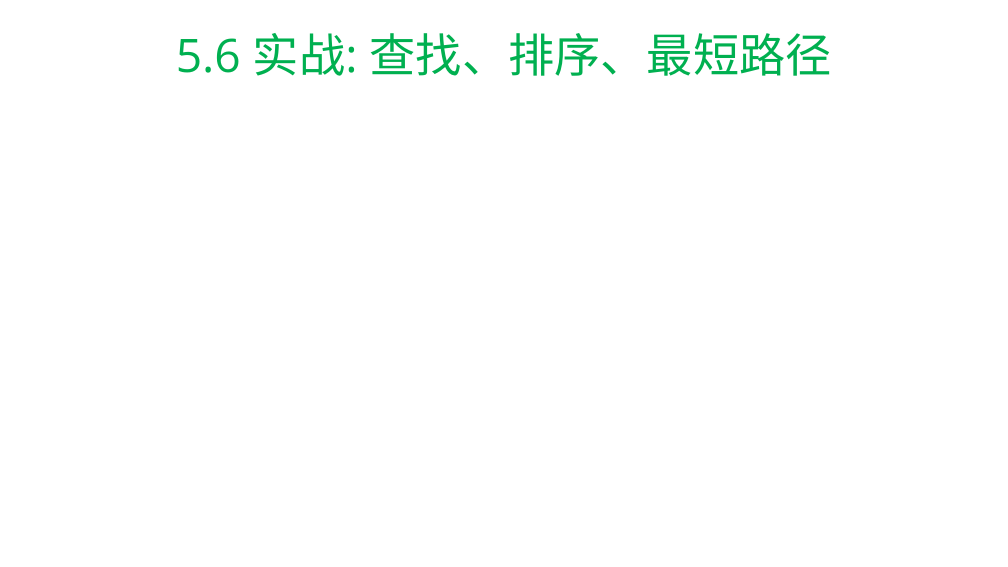
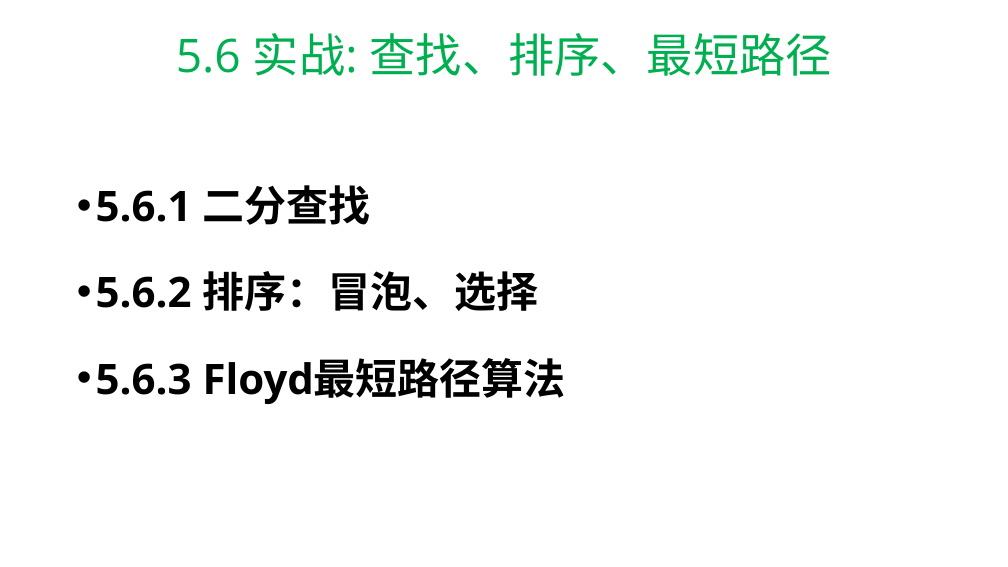
Before and after one commit to hwdong-net/cplusplus17, a slide deck: slide 85 of ppt/第5章 复合类型.pptx. Drawn at 1008x567 pixels with LibreOffice and Linux fonts; fonts in the diff are those of the drawing. Boxes give left, top, right and bottom in pixels: in the first picture for what was removed or moved away, otherwise in the second. Text is boxed around its words. In the diff, an @@ line names an element or a change of style, - is before the commit and + after.

```diff
--- a/ppt/第5章 复合类型.pptx
+++ b/ppt/第5章 复合类型.pptx
@@ text added at [96,185,566,404], 40 pt, text #000000, bold @@
+• 5.6.1 二分查找
+• 5.6.2 排序：冒泡、选择
+• 5.6.3 Floyd最短路径算法
```
Also in this commit, not shown: 9 other slides changed, 18 slides added, 1 slide removed.
